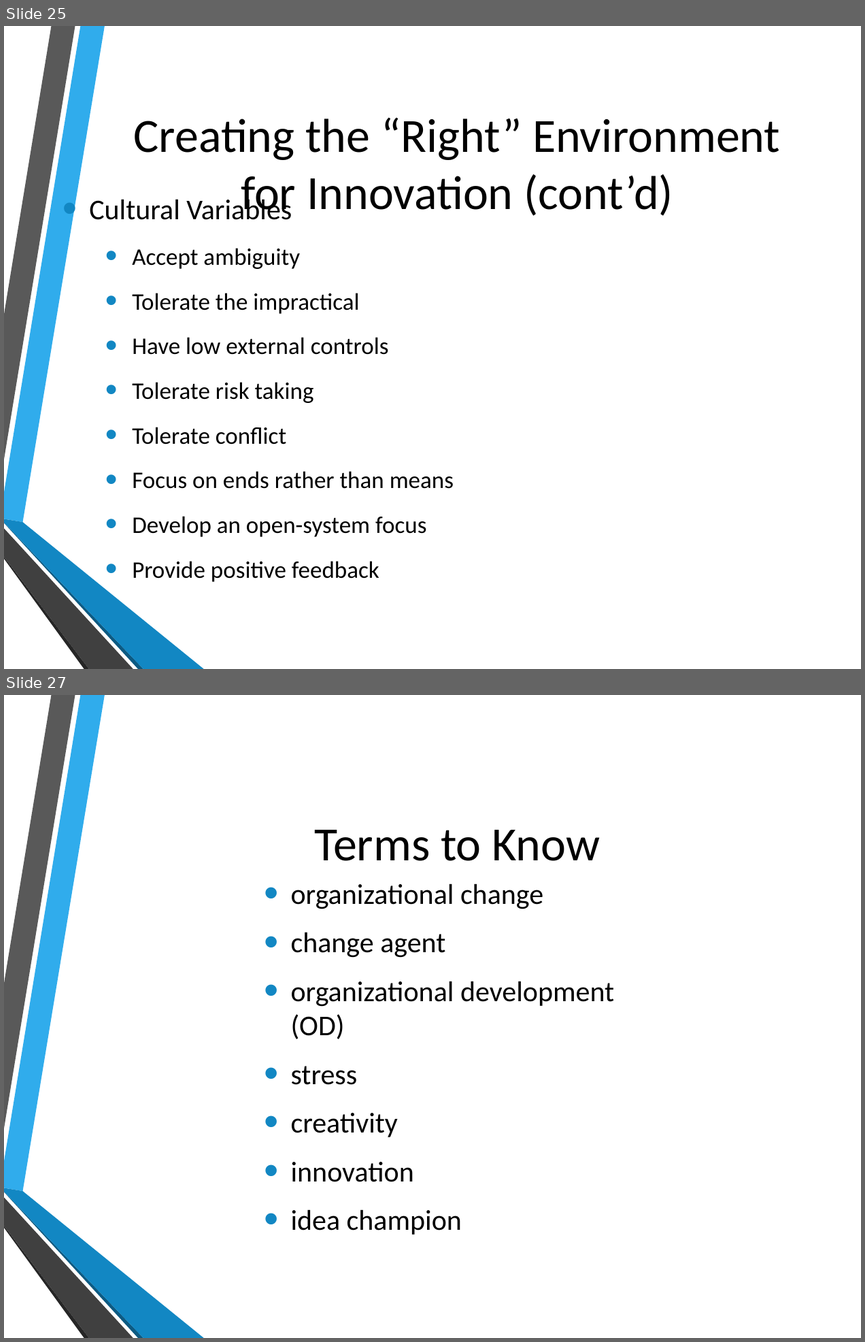
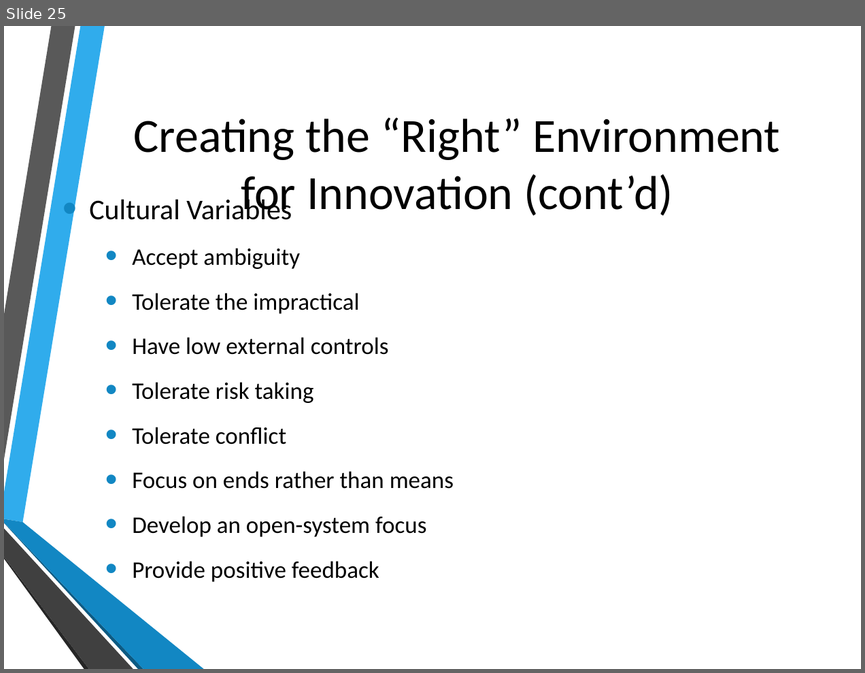
Before and after one commit to mirwaisdoost/teamwork, a slide deck: ICT - 5.ppt. Shown one above the other, each under a label of ours: slides 25 and 27 before the commit, slide 25 after it; the slides between them are not shown. The pictures are 865x1342 and 865x673 pixels, drawn with LibreOffice and Linux fonts; fonts in the diff are those of the drawing; background and template pictures are left out. Boxes give left, top, right and bottom in pixels: in the first picture for what was removed or moved away, otherwise in the second. Text is boxed around its words. In the diff, an @@ line names an element or a change of style, - is before the commit and + after.

```diff
--- a/ICT - 5.ppt
+++ b/ICT - 5.ppt
@@ slide 27 removed at [4,695,861,1338], background picture (left out); not listed: 6 template elements that a slide beside it also shows @@
@@ title removed at [314,830,600,861] @@
-Terms to Know
@@ text removed at [291,883,614,1234] @@
-• organizational change
-• change agent
-• organizational development (OD)
-• stress
-• creativity
-• innovation
-• idea champion
```
Also in this commit, not shown: 1 other slide removed.
